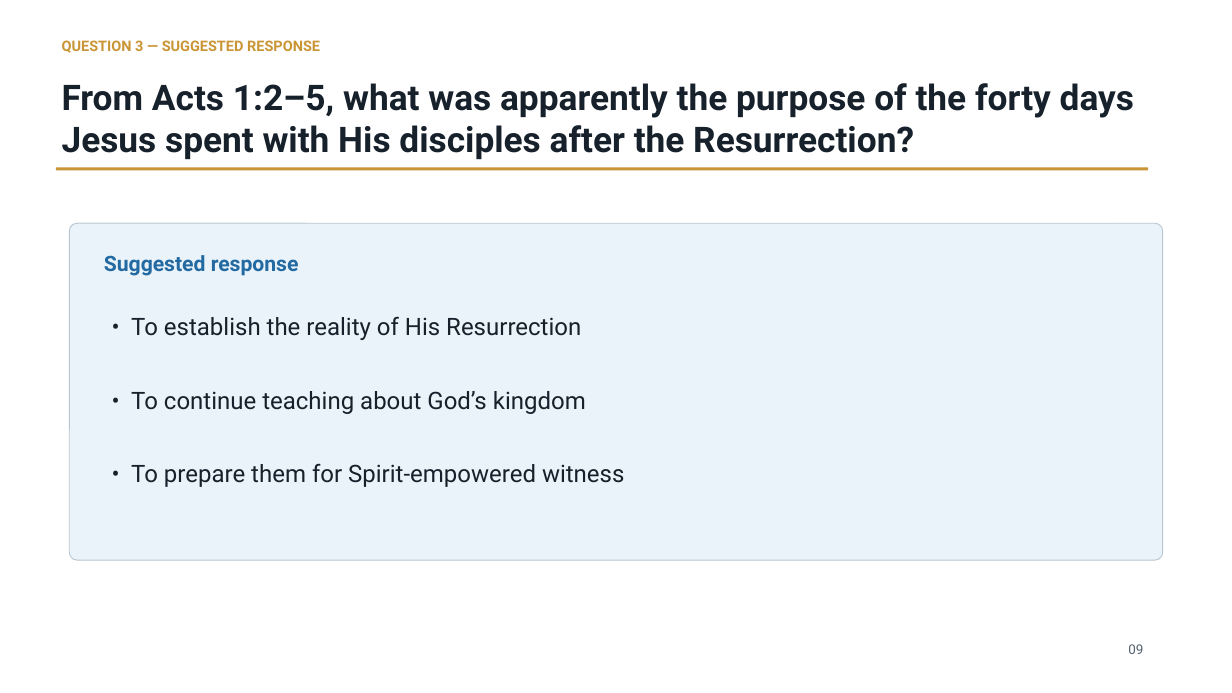
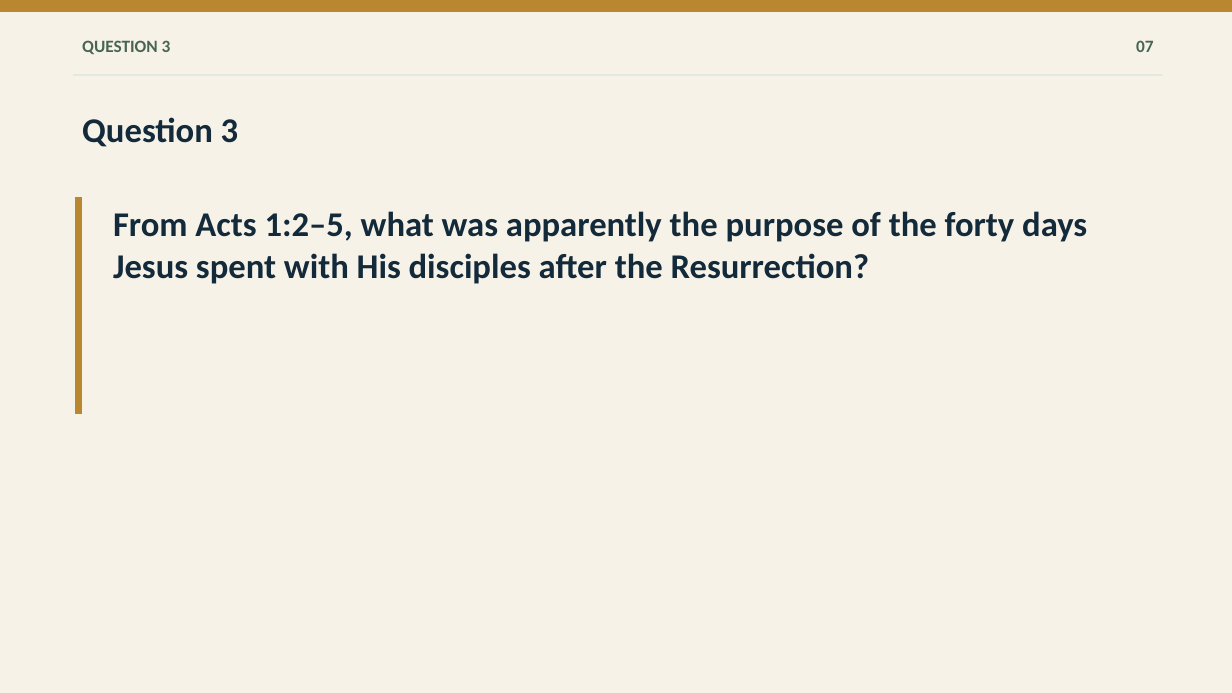
Before and after one commit to flyntm/Ezra, a slide deck: slide 7 of presentations/Lesson_Two_Acts.pptx (slide 9 before the commit). Drawn at 1232x693 pixels with LibreOffice and Linux fonts; fonts in the diff are those of the drawing. Boxes give left, top, right and bottom in pixels: in the first picture for what was removed or moved away, otherwise in the second. Text is boxed around its words. In the diff, an @@ line names an element or a change of style, - is before the commit and + after.

Commit message:
Milestone: After-Lisa-Review

```diff
--- a/presentations/Lesson_Two_Acts.pptx
+++ b/presentations/Lesson_Two_Acts.pptx
@@ background #FFFFFF to #F7F2E8 @@
@@ rectangle added at (0, 0, 1232, 11), fill #B8872F, outline #B8872F 0 pt @@
@@ text "QUESTION 3" at (82, 40, 171, 54): vertical alignment top to middle @@
@@ text at (82, 40, 171, 54): text changed; size 11.2 to 13.5 pt; font Roboto to Calibri; text colour #C99535 to #486554 @@
-QUESTION 3 — SUGGESTED RESPONSE
+QUESTION 3
@@ text added at (1136, 40, 1153, 52), 13.5 pt, text #486554, bold @@
+07
@@ rectangle: place and size @@
-rectangle at (55, 167, 1148, 170)
+rectangle at (73, 74, 1163, 76)
@@ rectangle at (73, 74, 1163, 76): fill #C99535 to #E2E9E3; outline none to #E2E9E3 0 pt @@
@@ text added at (82, 117, 239, 147), 27 pt, text #132A3A, bold @@
+Question 3
@@ rectangle added at (75, 198, 81, 414), fill #B8872F, outline #B8872F 0 pt @@
@@ text "From Acts 1:2–5, what was ...": place and size @@
-text "From Acts 1:2–5, what was ..." at (62, 83, 1134, 160)
+text "From Acts 1:2–5, what was ..." at (113, 211, 1087, 284)
@@ text "From Acts 1:2–5, what was ..." at (113, 211, 1087, 284): size 27.5 to 27 pt, font Roboto to Calibri, text colour #17212B to #132A3A @@
@@ rounded rectangle removed at (69, 224, 1163, 561) @@
@@ text removed at (104, 255, 299, 276) @@
-Suggested response
@@ text removed at (131, 316, 581, 340) @@
-• To establish the reality of His Resurrection
@@ text removed at (131, 391, 586, 414) @@
-• To continue teaching about God’s kingdom
@@ text removed at (131, 463, 624, 487) @@
-• To prepare them for Spirit-empowered witness
@@ text removed at (1128, 644, 1143, 654) @@
-09
```
Also in this commit, not shown: 10 other slides changed, 9 slides added, 10 slides removed, 32 other files.
